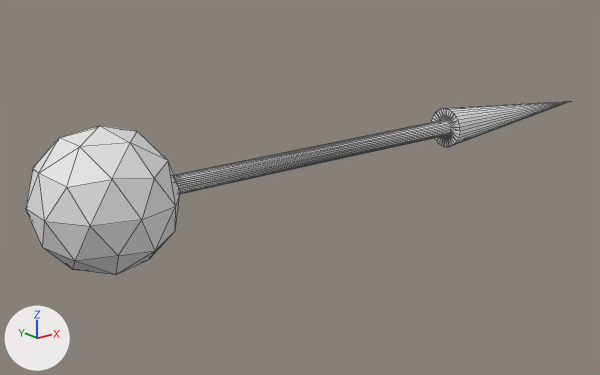
One commit to the COLLADA model known_arrow.dae: the scene before it, then after it.
Before and after are seen from a 50 mm lens placed at (-0.219, -0.926, 0.326), pointed at (0.564, 0.053, -0.066). The axes (+X, +Y, +Z) are drawn at lower left. The lights are the same throughout. Mesh edges are drawn as thin lines.
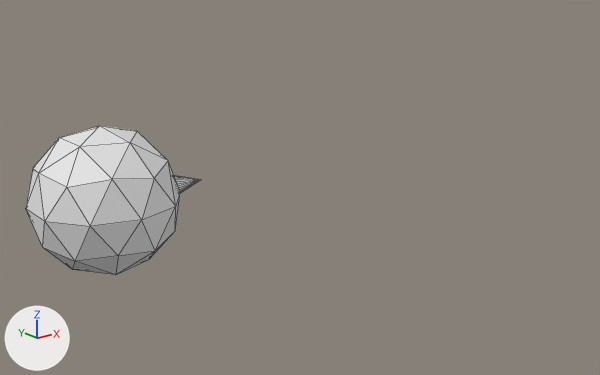
The newer file is also turned or shifted as a whole; pictures and numbers use the older file's frame.

What differs and where, as boxes (x1, y1, x2, y2) in the pictures (600 x 375 px; the box of a moved part takes in the faces that stretch with it):
```json
{"object": "Cone", "change": "reshaped", "before": [26, 101, 571, 275], "after": [26, 126, 200, 275], "on screen": "68% narrower, 14% shorter"}
{"part": 1, "of": "me_cone", "change": "moved or reshaped", "before": [174, 101, 571, 194], "after": [174, 176, 200, 193]}
```

Edits to the scene script, one JSON object a line:
```json
{"block": "me_cone", "where": "me_cone.from_pydata(...)  # 139 vertices, 270 faces; spans x -0.091..0.996, y -0.095..0.095, z -0.095..0.095"}
{"block": "me_cone", "where": "# used by ob_cone; location = (0.21, 0.0, 0.0)"}
{"block": "me_cone", "change": "me_cone part 1: all 65 vertices in x 0.629..0.996, y -0.033..0.033, z -0.033..0.033 are scaled about their middle by (0.279, 1, 1), then moved by (-0.722, 0.0, 0.0)"}
```
